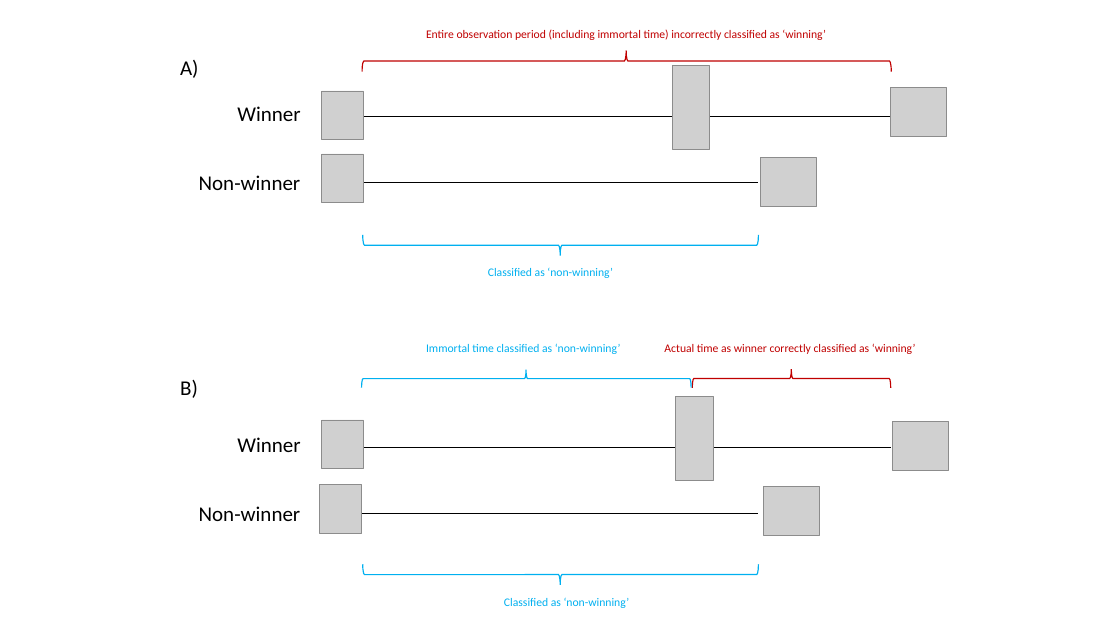
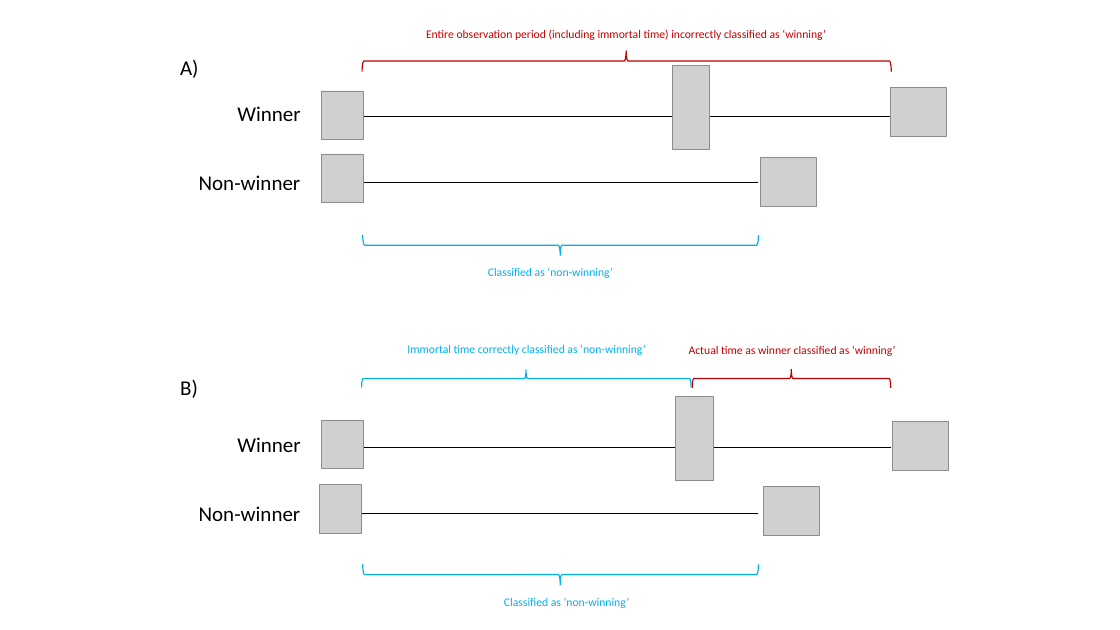
Before and after one commit to pgseye/zz_test_site, a slide deck: slide 1 of zz_to_delete/immortal_time_bias.pptx. Drawn at 1120x630 pixels with LibreOffice and Linux fonts; fonts in the diff are those of the drawing; grey boxes stand for pictures. Boxes give left, top, right and bottom in pixels: in the first picture for what was removed or moved away, otherwise in the second. Text is boxed around its words. In the diff, an @@ line names an element or a change of style, - is before the commit and + after.

```diff
--- a/zz_to_delete/immortal_time_bias.pptx
+++ b/zz_to_delete/immortal_time_bias.pptx
@@ text at (407, 345, 646, 355): text changed @@
-Immortal time classified as ‘non-winning’
+Immortal time correctly classified as ‘non-winning’
@@ text at (689, 345, 896, 356): text changed @@
-Actual time as winner correctly classified as ‘winning’
+Actual time as winner classified as ‘winning’
```
Also in this commit, not shown: 4 other files.
